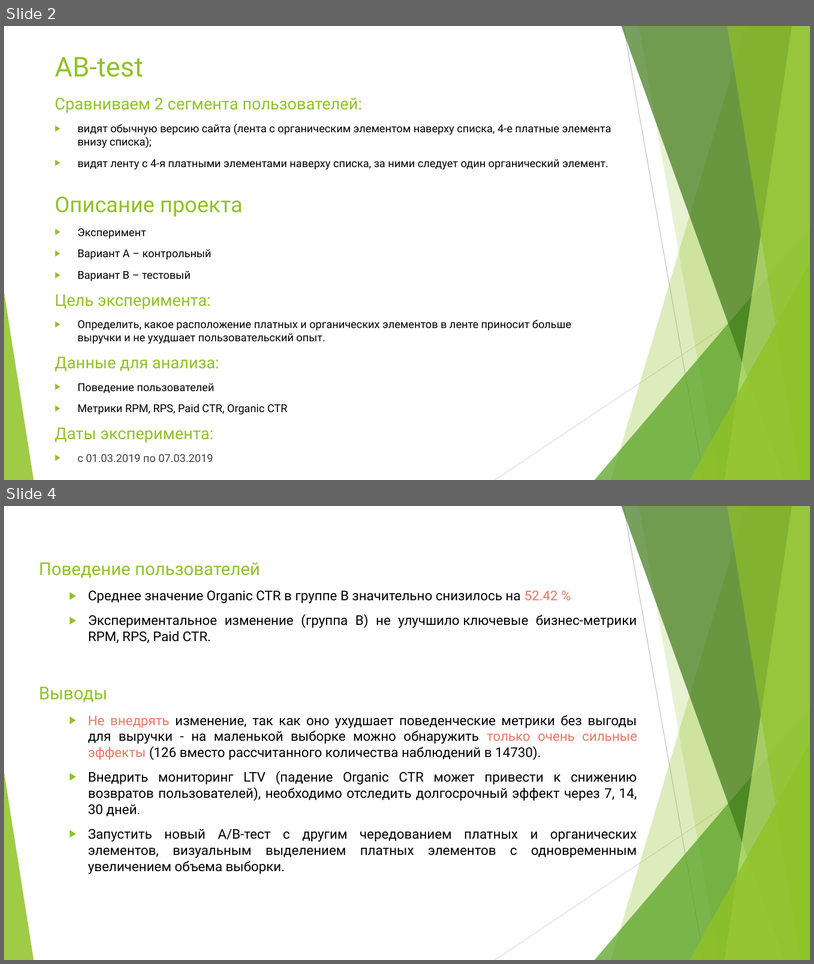
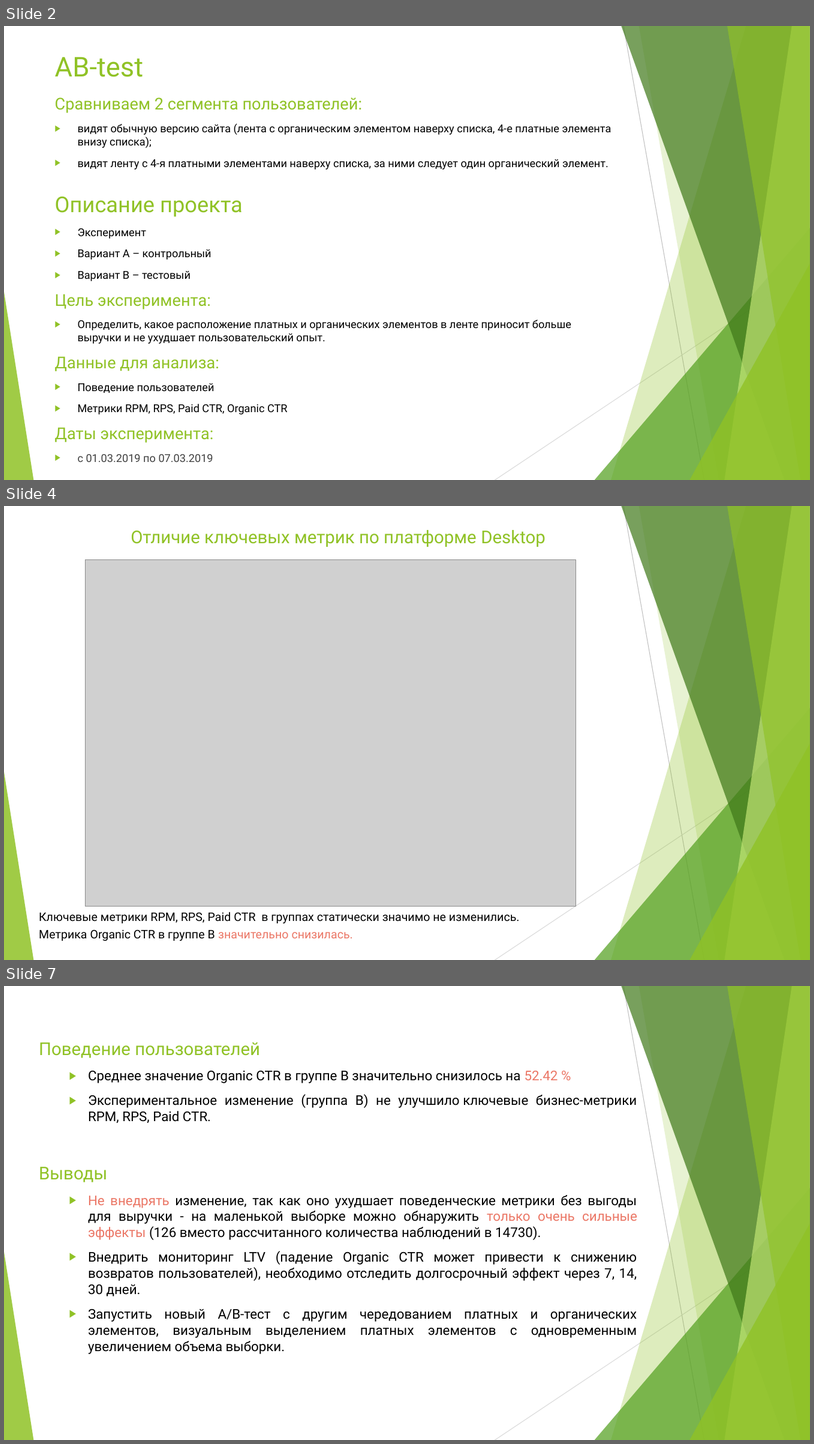
Before and after one commit to julmiha25-sys/MathStatistica, a slide deck: А-В_тест_анализ_Marketpele_Feed/AB-test Marketpele Feed.pptx. Shown one above the other, each under a label of ours: slides 2 and 4 before the commit, slides 2, 4 and 7 after it; the slides between them are not shown. The pictures are 814x964 and 814x1444 pixels, drawn with LibreOffice and Linux fonts; fonts in the diff are those of the drawing; grey boxes stand for pictures. Boxes give left, top, right and bottom in pixels: in the first picture for what was removed or moved away, otherwise in the second. Text is boxed around its words. In the diff, an @@ line names an element or a change of style, - is before the commit and + after.

```diff
--- a/А-В_тест_анализ_Marketpele_Feed/AB-test Marketpele Feed.pptx
+++ b/А-В_тест_анализ_Marketpele_Feed/AB-test Marketpele Feed.pptx
@@ slide 4 added at [4,506,810,960], background #FFFFFF; not listed: 10 template elements that a slide beside it also shows @@
@@ text added at [39,530,546,940], 14 pt, text #000000 @@
+Отличие ключевых метрик по платформе Desktop
+Ключевые метрики RPM, RPS, Paid CTR в группах статически значимо не изменились.
+Метрика Organic CTR в группе B значительно снизилась.
@@ picture added at [86,560,576,906] @@
@@ what was slide 4 is now slide 7 @@
```
Also in this commit, not shown: 1 slide changed, 2 other slides added.
